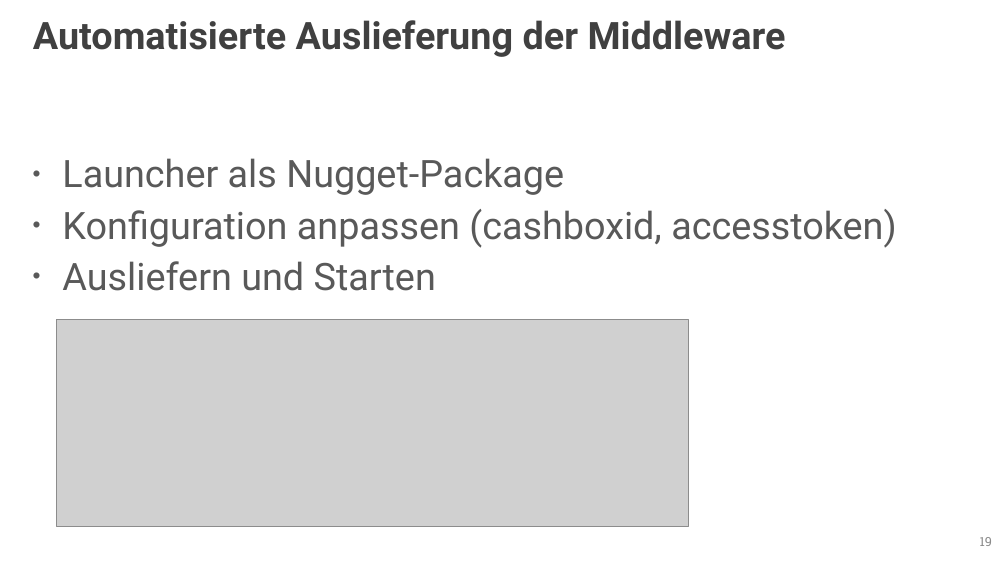
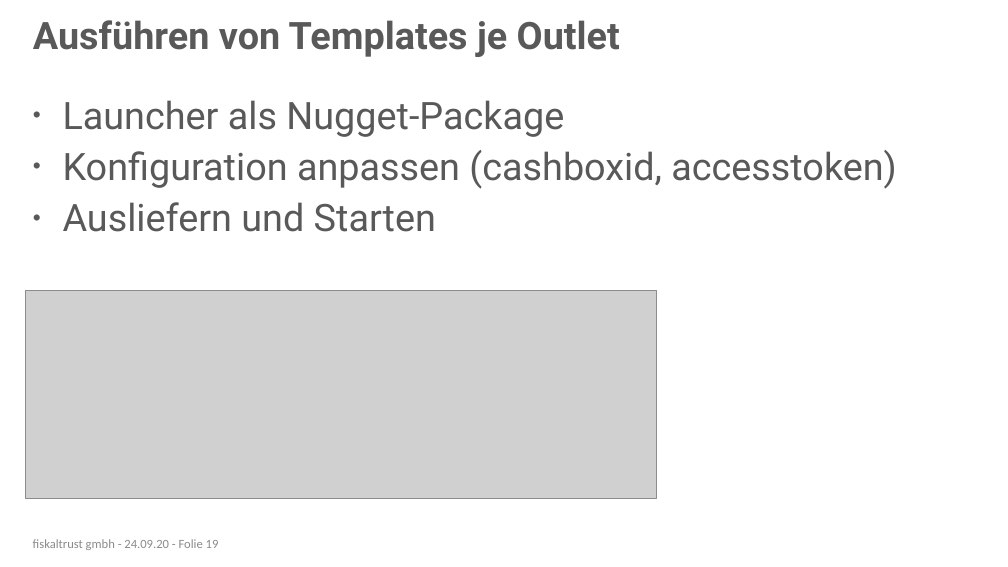
Before and after one commit to fiskaltrust/productdescription-de-doc, a slide deck: slide 19 of for-posdealers/presentation/tech/media/posdealer-tech-rollout.pptx. Drawn at 1008x567 pixels with LibreOffice and Linux fonts; fonts in the diff are those of the drawing; grey boxes stand for pictures; background and template pictures are left out. Boxes give left, top, right and bottom in pixels: in the first picture for what was removed or moved away, otherwise in the second. Text is boxed around its words. In the diff, an @@ line names an element or a change of style, - is before the commit and + after.

```diff
--- a/for-posdealers/presentation/tech/media/posdealer-tech-rollout.pptx
+++ b/for-posdealers/presentation/tech/media/posdealer-tech-rollout.pptx
@@ title at (x1=33, y1=20, x2=620, y2=57): text changed; text colour #404040 to #595959 @@
-Automatisierte Auslieferung der Middleware
+Ausführen von Templates je Outlet
@@ text "Launcher als Nugget-Package" moved from (x1=62, y1=158, x2=897, y2=291) to (x1=63, y1=100, x2=897, y2=232) @@
@@ picture moved from (x1=57, y1=319, x2=688, y2=527) to (x1=25, y1=290, x2=656, y2=498) @@
@@ text added at (x1=33, y1=539, x2=219, y2=550), 12 pt, text #8C8C8C @@
+fiskaltrust gmbh - 24.09.20 - Folie 19
@@ page number removed at (x1=980, y1=537, x2=992, y2=546) @@
-19
```
Also in this commit, not shown: 21 other slides changed, 1 slide added.
